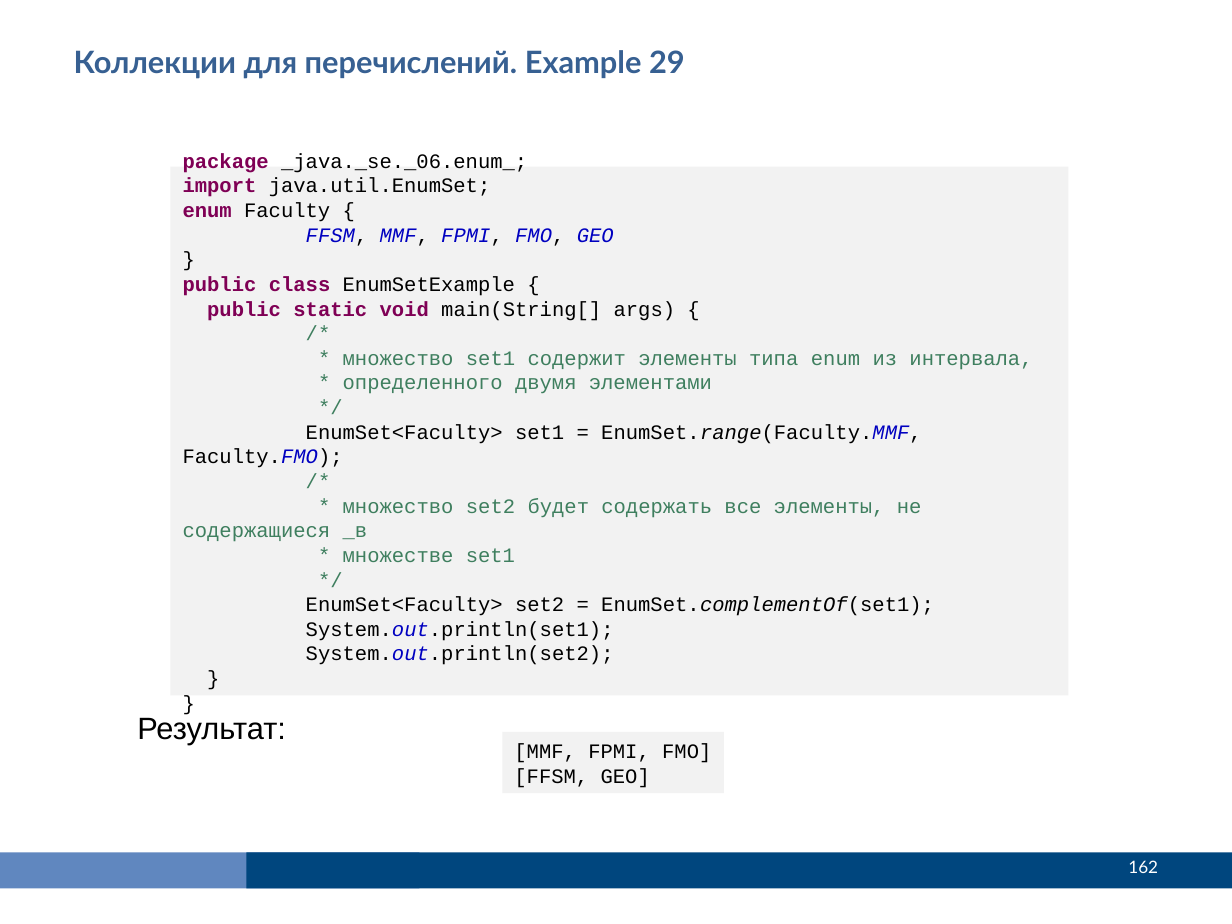
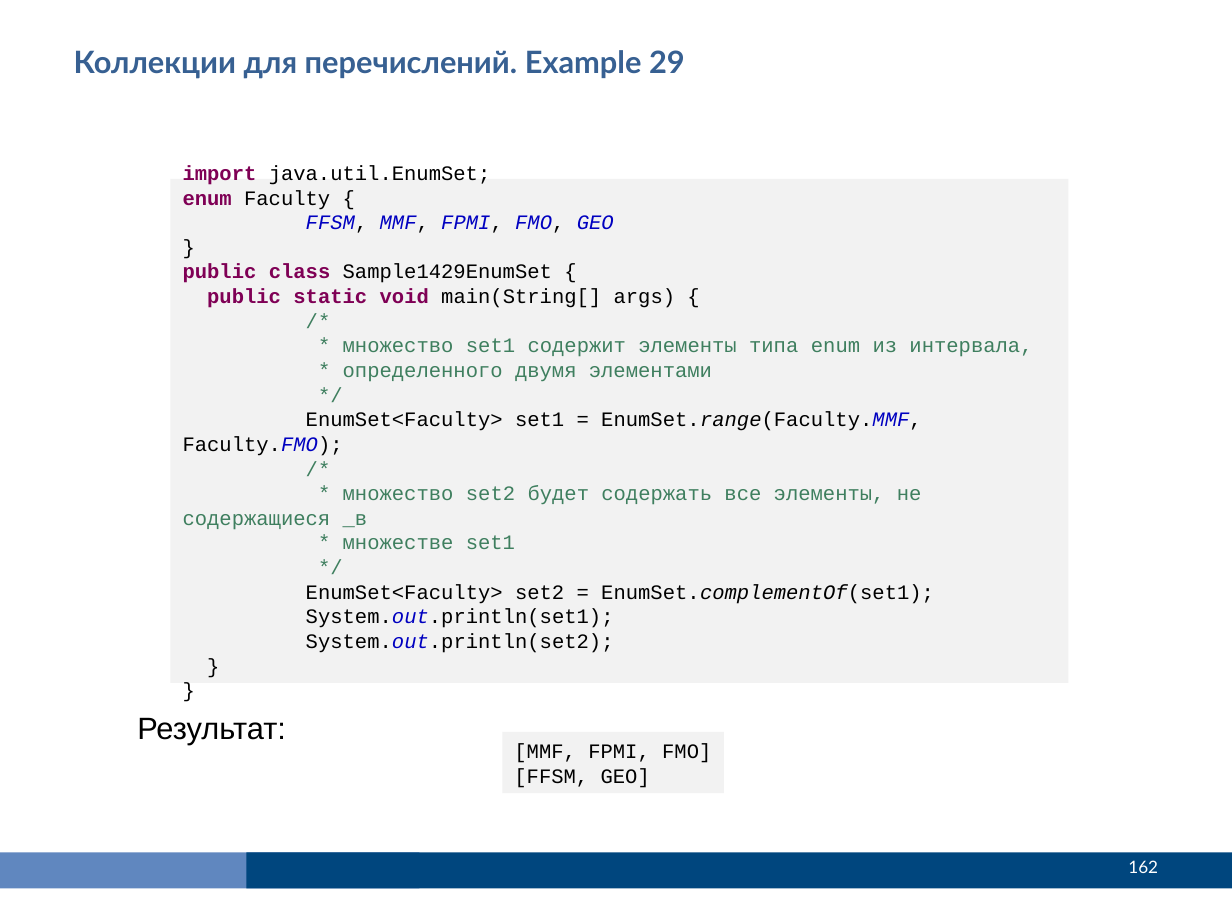
Before and after one commit to Vyacheslav2023/javase0111, a slide deck: slide 162 of presentation/JavaSE114Коллекции.pptx. Drawn at 1232x924 pixels with LibreOffice and Linux fonts; fonts in the diff are those of the drawing. Boxes give left, top, right and bottom in pixels: in the first picture for what was removed or moved away, otherwise in the second. Text is boxed around its words. In the diff, an @@ line names an element or a change of style, - is before the commit and + after.

```diff
--- a/presentation/JavaSE114Коллекции.pptx
+++ b/presentation/JavaSE114Коллекции.pptx
@@ rectangle "import java.util.EnumSet;": place and size @@
-rectangle "import java.util.EnumSet;" at (170,166,1068,695)
+rectangle "import java.util.EnumSet;" at (170,179,1068,683)
@@ text in rectangle at (183,153,527,173): paragraph removed @@
-package _java._se._06.enum_;
@@ text in rectangle at (183,264,552,283): text changed @@
-public class EnumSetExample {
+public class Sample1429EnumSet {
```
Also in this commit, not shown: 11 other slides changed, 50 other files.
